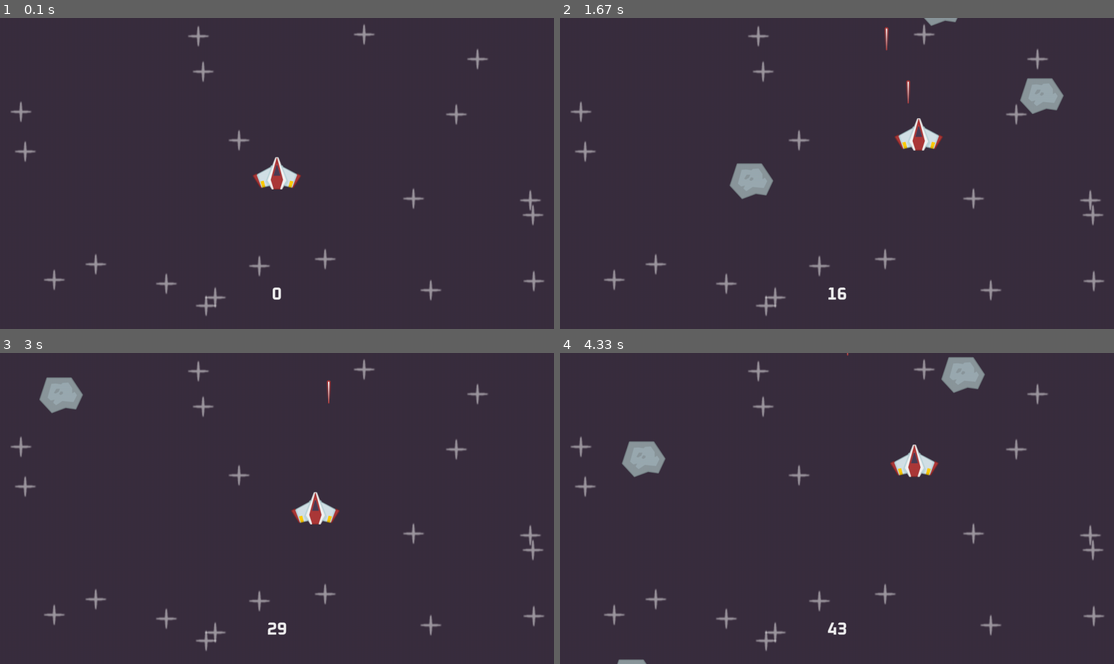
Above: before the commit, frames 1-4 (two rows, left to right).
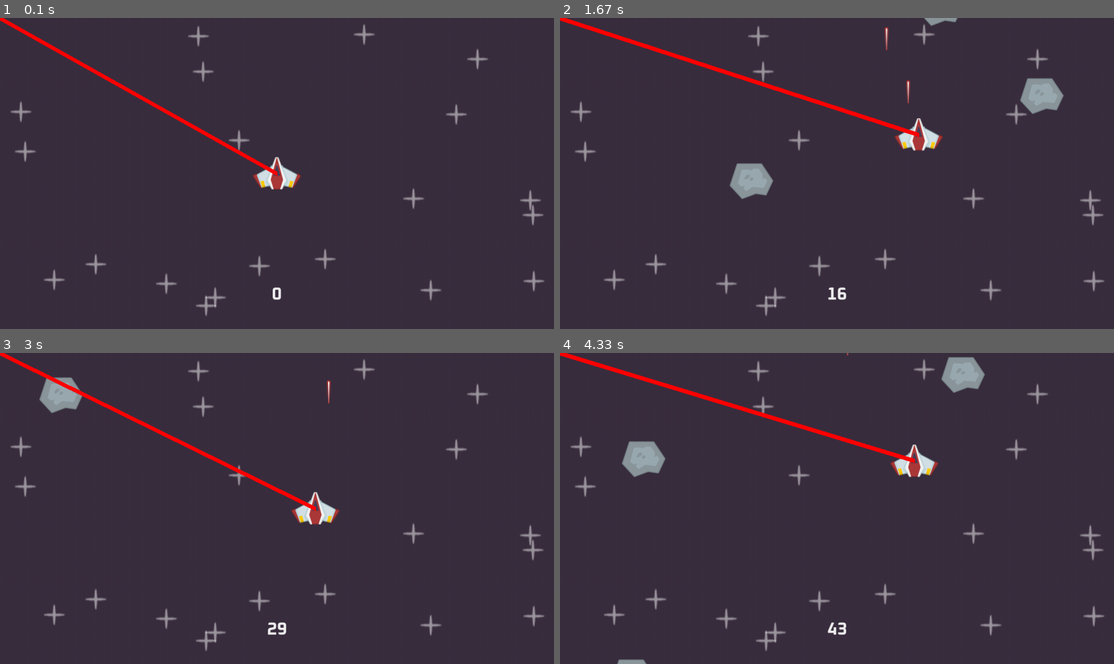
Above: after the commit, the same moments.

Repository: StefMcCuistion/PyGame-Practice-Exercises
Game: pygame game, started from src/space_shooter/code/main.py
Two runs of this game, one before a commit and one after it. Both use one fixed random seed, a clock stepped at 60 frames per second and the inputs below.
Inputs:
- Up to frame 1 (0.1 s): no input
- Up to frame 2 (1.67 s): tap Space at 0.33, 0.73, 1.03, 1.23, 1.57 s; hold Right 0.67-1.13 s; hold Up 1.17-1.47 s; hold Right from 1.5 s (still down)
- Up to frame 3 (3 s): tap Space at 1.87, 2.07, 2.37, 2.63, 2.97 s; release Right at 1.97 s; hold Left 2-2.53 s; hold Down 2.57-2.87 s; hold Left from 2.9 s (still down)
- Up to frame 4 (4.33 s): tap Space at 3.27, 3.4, 3.8, 4.1 s; release Left at 3.3 s; hold Up 3.33-3.7 s; hold Right from 3.73 s (still down)

The runs differ from the first frame. In frame 1, 0.8% of the frame differs, in the area x 0-51%, y 0-51%; in frame 2, 1.0%, in the area x 0-65%, y 0-39%; in frame 3, 0.9%; in frame 4, 1.0%.

Commit message:
The game now draws a red line from one corner of the screen to the player ship's center, as a test for pygame's draw functions

Diff:
--- a/src/space_shooter/code/main.py
+++ b/src/space_shooter/code/main.py
@@ -139,6 +139,10 @@
         display.fill('#3a2e3f')
         all_sprites.draw(display)
         display_score()
+
+        # Draw test
+        OwO.draw.line(display, 'red', (0, 0), player.rect.center, 10)
+
         OwO.display.flip()
     OwO.quit()
 
